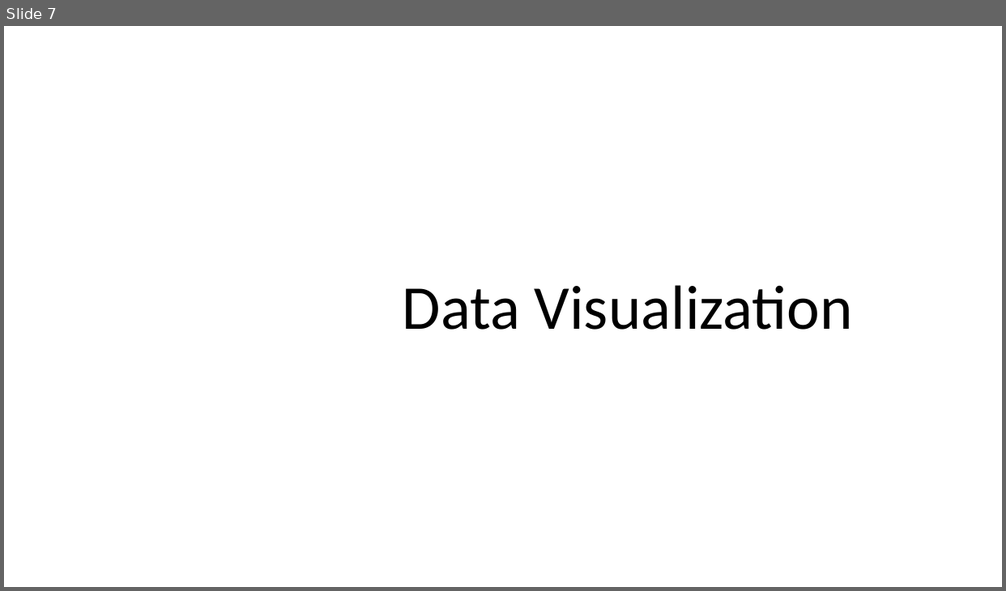
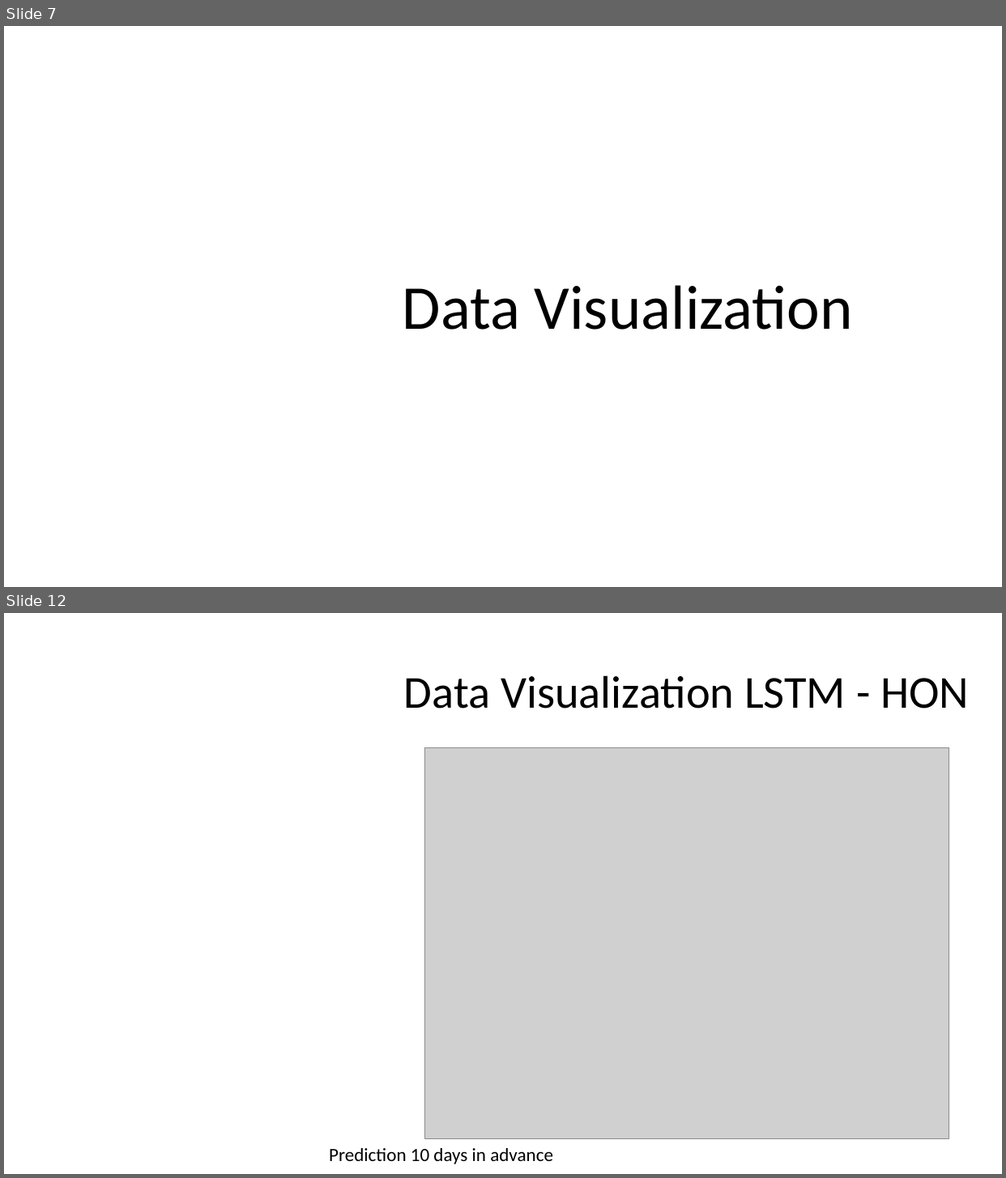
Before and after one commit to FSSoar/IlliniDatathon2019, a slide deck: Team 12 Datathon Presentation.pptx. Shown one above the other, each under a label of ours: slide 7 before the commit, slides 7 and 12 after it; the slides between them are not shown. The pictures are 1006x591 and 1006x1178 pixels, drawn with LibreOffice and Linux fonts; fonts in the diff are those of the drawing; grey boxes stand for pictures; background and template pictures are left out. Boxes give left, top, right and bottom in pixels: in the first picture for what was removed or moved away, otherwise in the second. Text is boxed around its words. In the diff, an @@ line names an element or a change of style, - is before the commit and + after.

```diff
--- a/Team 12 Datathon Presentation.pptx
+++ b/Team 12 Datathon Presentation.pptx
@@ slide 12 added at (x1=4, y1=613, x2=1002, y2=1174), background picture (left out) @@
@@ title added at (x1=404, y1=675, x2=969, y2=709), 44 pt, text #000000 @@
+Data Visualization LSTM - HON
@@ picture added at (x1=425, y1=747, x2=949, y2=1139) @@
@@ text added at (x1=329, y1=1148, x2=553, y2=1165), 18 pt, text #000000 @@
+Prediction 10 days in advance
```
Also in this commit, not shown: 4 slides changed, 1 other file.
